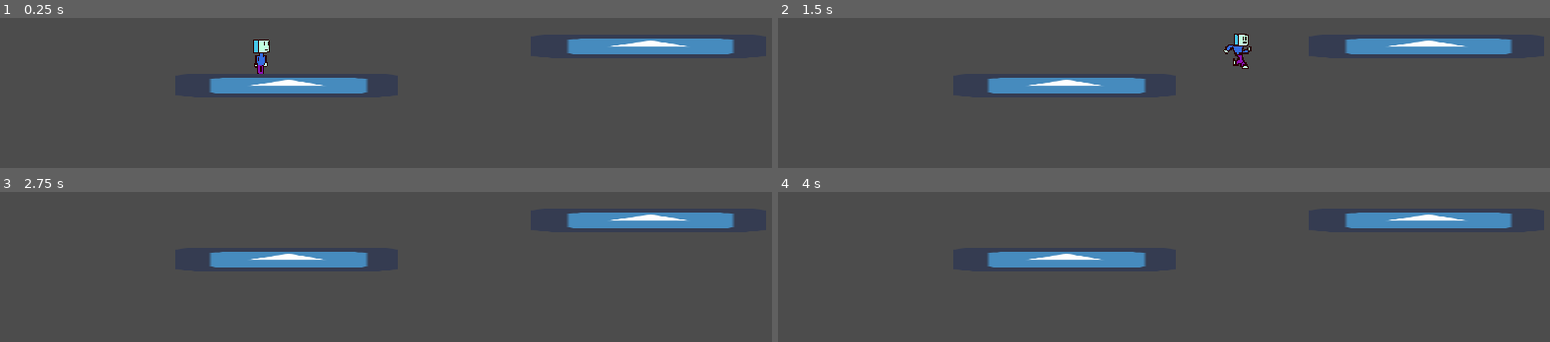
Above: before the commit, frames 1-4 (two rows, left to right).
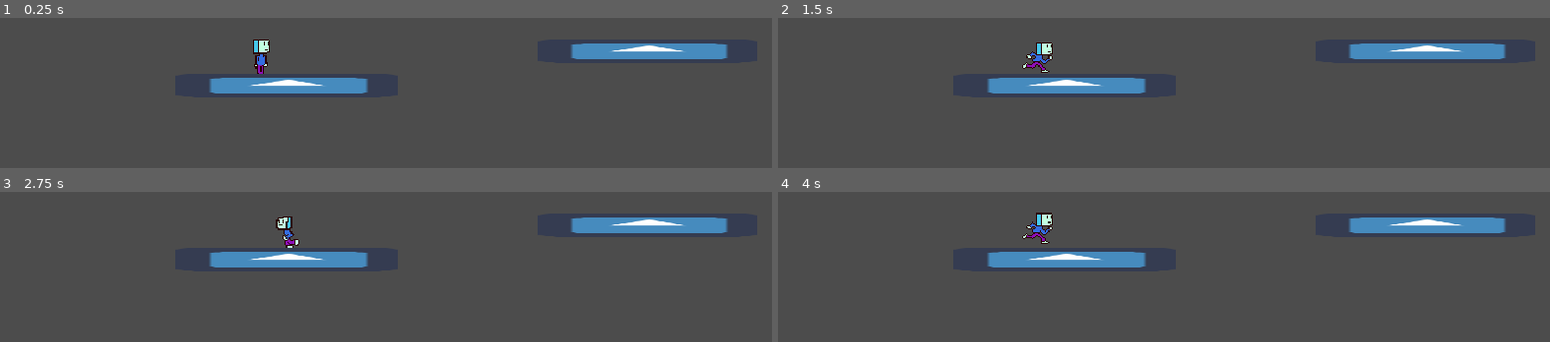
Above: after the commit, the same moments.

Repository: Ftcv/Sofrido-Re
Game: Godot game, scene res://MyProject/project/src/Levels/Playground.tscn
The game is run twice, just before and just after one commit, with the same random seed, the same clock (stepped at 60 frames per second) and the same inputs. The engine's default icon, where the game draws it, is replaced by a stand-in: a white triangle on a blue panel in a dark square.
Inputs:
- Up to frame 1 (0.25 s): no input
- Up to frame 2 (1.5 s): tap Enter at 0.5 s; hold R (ui_r, bound only after the commit) 0.53-1.28 s; hold Right (ui_right) from 0.53 s (still down); tap Up (ui_up) at 0.77, 1.07 s; tap X (ui_xy, bound only after the commit) at 0.8, 1.35 s
- Up to frame 3 (2.75 s): tap Up (ui_up) at 1.52, 1.82, 2.3 s; tap Z (ui_zb, bound only after the commit) at 1.55, 2.1 s; release Right (ui_right) at 2.03 s; hold Left (ui_left) from 2.03 s (still down)
- Up to frame 4 (4 s): release Left (ui_left) at 2.78 s; hold Right (ui_right) from 2.78 s (still down); tap Up (ui_up) at 2.85, 3.02, 3.32, 3.77 s; tap R (ui_r, bound only after the commit) at 3.05 s; hold R (ui_r, bound only after the commit) from 3.53 s (still down); tap X (ui_xy, bound only after the commit) at 3.8 s

The runs differ from the first frame. In frame 1, 2.0% of the frame differs, in the area x 32-96%, y 13-34%; in frame 2, 2.8%, in the area x 31-96%, y 10-37%; in frame 3, 2.3%; in frame 4, 2.4%.
Error after the commit: Invalid operands 'float' and 'Nil' in operator '+'. (res://MyProject/project/src/Entidades/Player/Player.gd:64)

Commit message:
Player correr + reset debug

Diff:
--- a/MyProject/project/src/Entidades/Player/Player.gd
+++ b/MyProject/project/src/Entidades/Player/Player.gd
@@ -1,9 +1,9 @@
 extends KinematicBody2D
 
-var max_walk_speed = 200
+var max_walk_speed
 var gravity = 150
 var jump_speed = - 100
-var acceleration = 20 # quanto menor maior a inercia
+var acceleration  # quanto menor maior a inercia
 var friction = 0.10 # quanto menor mais o player desliza
 var has_friction = false
 var is_alive = true
@@ -13,7 +13,7 @@
 
 
 func _physics_process(delta):
-
+	print(max_walk_speed) #DEBUG
 #	match (state):
 #		CORRENDO:
 #			pass
@@ -38,7 +38,13 @@
 		motion.y += delta * gravity
 
 		if is_on_floor():
-			if Input.is_action_just_pressed("ui_up"):
+			if Input.is_action_pressed("ui_xy"):
+				max_walk_speed = 300
+				acceleration = 50
+			else:
+				max_walk_speed = 200
+				acceleration = 20
+			if Input.is_action_just_pressed("ui_zb"):
 				motion.y = jump_speed
 			if has_friction == true:
 				motion.x=lerp(motion.x,0,friction)
@@ -46,7 +52,7 @@
 			if has_friction == true:
 				motion.x=lerp(motion.x,0,friction/2)
 		if motion.y < 0:
-			if Input.is_action_just_released("ui_up"):
+			if Input.is_action_just_released("ui_zb"):
 				motion.y = motion.y/2
 
 
--- a/MyProject/project/src/Gameengine/SceneManager.gd
+++ b/MyProject/project/src/Gameengine/SceneManager.gd
@@ -2,9 +2,15 @@
 
 export (NodePath) var player_path
 onready var player = get_node(player_path)
+
+
 
 #export (NodePath) var game_over_path
 #onready var game_over_ui = get_node(game_over_path)
 #
 #func _ready():
 #	game_over_ui.visible = false
+
+func _physics_process(delta):
+	if Input.is_action_pressed("ui_r"):
+		get_tree().reload_current_scene()
--- a/MyProject/project/src/Levels/Playground.tscn
+++ b/MyProject/project/src/Levels/Playground.tscn
@@ -5,7 +5,7 @@
 [ext_resource path="res://icon.png" type="Texture" id=3]
 
 [sub_resource type="RectangleShape2D" id=1]
-extents = Vector2( 101.25, 10 )
+extents = Vector2( 92, 10 )
 
 [node name="Playground" type="Node2D"]
 position = Vector2( 219, 255 )
@@ -15,11 +15,12 @@
 player_path = NodePath("../Player")
 
 [node name="Player" parent="." instance=ExtResource( 1 )]
+position = Vector2( 0, -3 )
 
 [node name="Chao_temp" type="StaticBody2D" parent="."]
 
 [node name="CollisionShape2D" type="CollisionShape2D" parent="Chao_temp"]
-position = Vector2( 19.25, 38 )
+position = Vector2( 20, 38 )
 shape = SubResource( 1 )
 
 [node name="Sprite" type="Sprite" parent="Chao_temp"]
@@ -31,11 +32,11 @@
 [node name="Chao_temp2" type="StaticBody2D" parent="."]
 
 [node name="CollisionShape2D" type="CollisionShape2D" parent="Chao_temp2"]
-position = Vector2( 313.5, 8 )
+position = Vector2( 313.5, 12 )
 shape = SubResource( 1 )
 
 [node name="Sprite" type="Sprite" parent="Chao_temp2"]
-position = Vector2( 359.218, 6 )
-scale = Vector2( 2.98437, 0.296875 )
+position = Vector2( 355.409, 10 )
+scale = Vector2( 2.79688, 0.296875 )
 texture = ExtResource( 3 )
 offset = Vector2( -14.9841, -1.6842 )
--- a/project.godot
+++ b/project.godot
@@ -11,6 +11,7 @@
 [application]
 
 config/name="Sofrido Re"
+config/description="Jogo feito por Ftcv"
 run/main_scene="res://MyProject/project/src/Levels/Playground.tscn"
 config/icon="res://icon.png"
 
@@ -47,6 +48,93 @@
 "svg/scale": 1.0
 }
 
+[input]
+
+ui_accept={
+"deadzone": 0.5,
+"events": [  ]
+}
+ui_select={
+"deadzone": 0.5,
+"events": [  ]
+}
+ui_cancel={
+"deadzone": 0.5,
+"events": [  ]
+}
+ui_focus_next={
+"deadzone": 0.5,
+"events": [  ]
+}
+ui_focus_prev={
+"deadzone": 0.5,
+"events": [  ]
+}
+ui_left={
+"deadzone": 0.5,
+"events": [ Object(InputEventKey,"resource_local_to_scene":false,"resource_name":"","device":0,"alt":false,"shift":false,"control":false,"meta":false,"command":false,"pressed":false,"scancode":16777231,"physical_scancode":0,"unicode":0,"echo":false,"script":null)
+, Object(InputEventJoypadButton,"resource_local_to_scene":false,"resource_name":"","device":0,"button_index":14,"pressure":0.0,"pressed":false,"script":null)
+ ]
+}
+ui_right={
+"deadzone": 0.5,
+"events": [ Object(InputEventKey,"resource_local_to_scene":false,"resource_name":"","device":0,"alt":false,"shift":false,"control":false,"meta":false,"command":false,"pressed":false,"scancode":16777233,"physical_scancode":0,"unicode":0,"echo":false,"script":null)
+, Object(InputEventJoypadButton,"resource_local_to_scene":false,"resource_name":"","device":0,"button_index":15,"pressure":0.0,"pressed":false,"script":null)
+ ]
+}
+ui_up={
+"deadzone": 0.5,
+"events": [ Object(InputEventKey,"resource_local_to_scene":false,"resource_name":"","device":0,"alt":false,"shift":false,"control":false,"meta":false,"command":false,"pressed":false,"scancode":16777232,"physical_scancode":0,"unicode":0,"echo":false,"script":null)
+, Object(InputEventJoypadButton,"resource_local_to_scene":false,"resource_name":"","device":0,"button_index":12,"pressure":0.0,"pressed":false,"script":null)
+ ]
+}
+ui_down={
+"deadzone": 0.5,
+"events": [ Object(InputEventKey,"resource_local_to_scene":false,"resource_name":"","device":0,"alt":false,"shift":false,"control":false,"meta":false,"command":false,"pressed":false,"scancode":16777234,"physical_scancode":0,"unicode":0,"echo":false,"script":null)
+, Object(InputEventJoypadButton,"resource_local_to_scene":false,"resource_name":"","device":0,"button_index":13,"pressure":0.0,"pressed":false,"script":null)
+ ]
+}
+ui_page_up={
+"deadzone": 0.5,
+"events": [  ]
+}
+ui_page_down={
+"deadzone": 0.5,
+"events": [  ]
+}
+ui_home={
+"deadzone": 0.5,
+"events": [  ]
+}
+ui_end={
+"deadzone": 0.5,
+"events": [  ]
+}
+ui_zb={
+"deadzone": 0.5,
+"events": [ Object(InputEventJoypadButton,"resource_local_to_scene":false,"resource_name":"","device":0,"button_index":0,"pressure":0.0,"pressed":false,"script":null)
+, Object(InputEventKey,"resource_local_to_scene":false,"resource_name":"","device":0,"alt":false,"shift":false,"control":false,"meta":false,"command":false,"pressed":false,"scancode":90,"physical_scancode":0,"unicode":0,"echo":false,"script":null)
+ ]
+}
+ui_xy={
+"deadzone": 0.5,
+"events": [ Object(InputEventJoypadButton,"resource_local_to_scene":false,"resource_name":"","device":0,"button_index":2,"pressure":0.0,"pressed":false,"script":null)
+, Object(InputEventKey,"resource_local_to_scene":false,"resource_name":"","device":0,"alt":false,"shift":false,"control":false,"meta":false,"command":false,"pressed":false,"scancode":88,"physical_scancode":0,"unicode":0,"echo":false,"script":null)
+ ]
+}
+ui_start={
+"deadzone": 0.5,
+"events": [ Object(InputEventKey,"resource_local_to_scene":false,"resource_name":"","device":0,"alt":false,"shift":false,"control":false,"meta":false,"command":false,"pressed":false,"scancode":16777221,"physical_scancode":0,"unicode":0,"echo":false,"script":null)
+, Object(InputEventJoypadButton,"resource_local_to_scene":false,"resource_name":"","device":0,"button_index":11,"pressure":0.0,"pressed":false,"script":null)
+ ]
+}
+ui_r={
+"deadzone": 0.5,
+"events": [ Object(InputEventKey,"resource_local_to_scene":false,"resource_name":"","device":0,"alt":false,"shift":false,"control":false,"meta":false,"command":false,"pressed":false,"scancode":82,"physical_scancode":0,"unicode":0,"echo":false,"script":null)
+, Object(InputEventJoypadButton,"resource_local_to_scene":false,"resource_name":"","device":0,"button_index":10,"pressure":0.0,"pressed":false,"script":null)
+ ]
+}
+
 [physics]
 
 common/enable_pause_aware_picking=true
